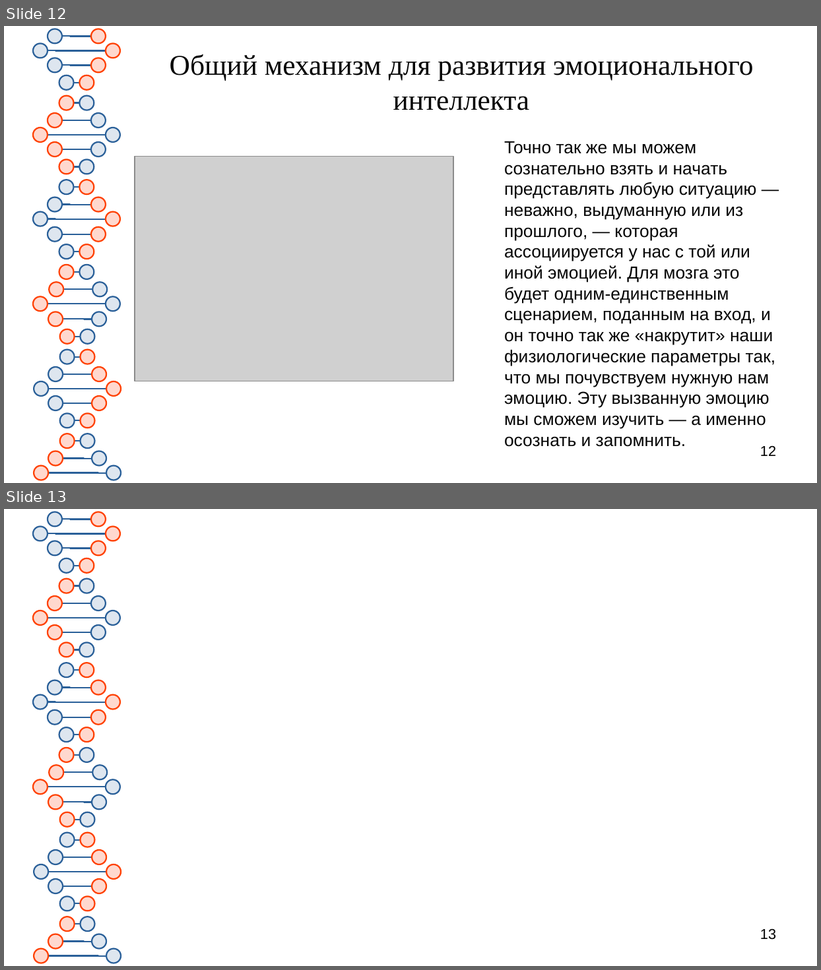
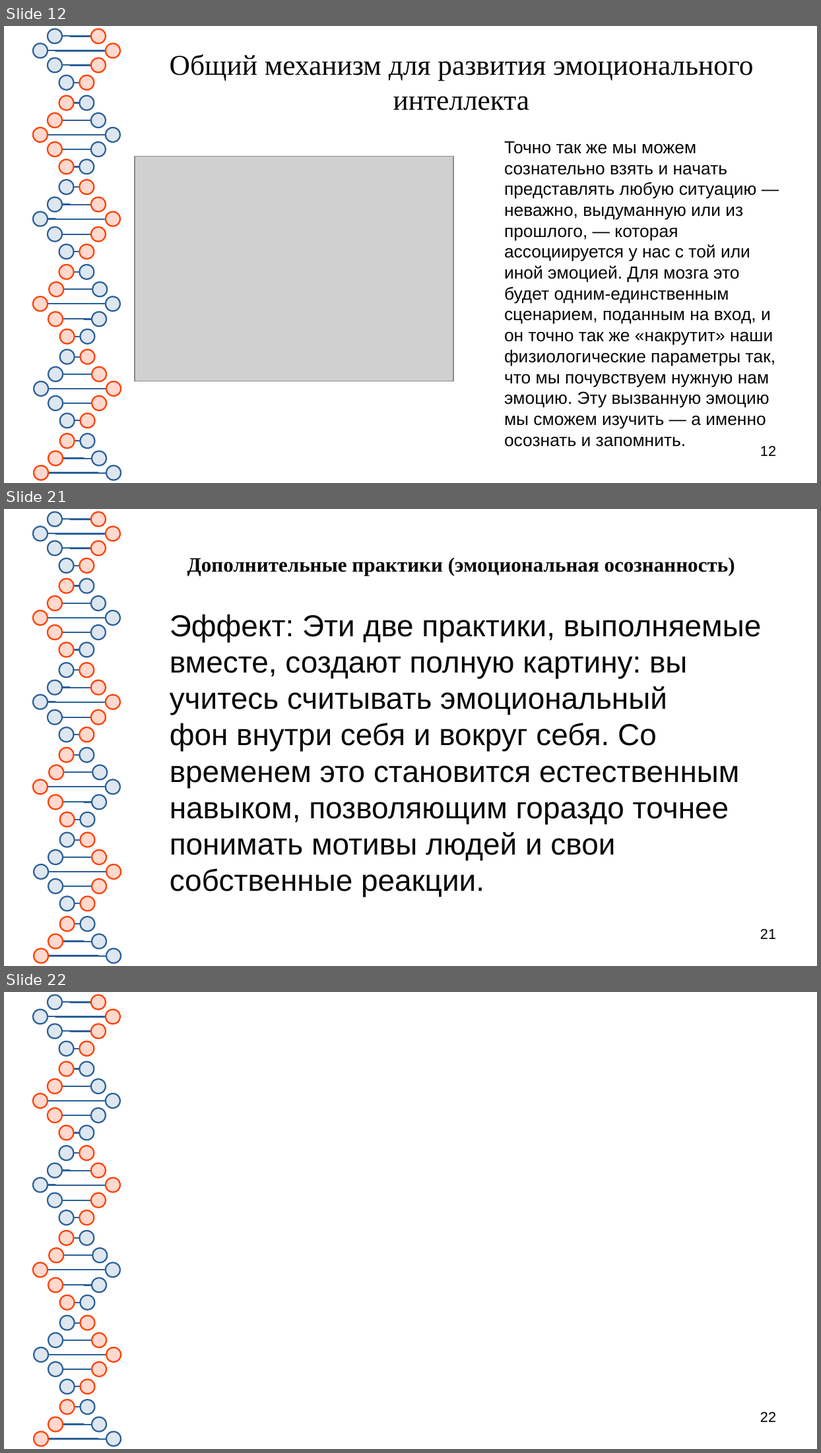
Before and after one commit to Chularev/articles, a slide deck: Psychology/5. Эмоциональный интеллект/Эмоциональный интеллект.odp. Shown one above the other, each under a label of ours: slides 12 and 13 before the commit, slides 12, 21 and 22 after it; the slides between them are not shown. The pictures are 821x970 and 821x1453 pixels, drawn with LibreOffice and Linux fonts; fonts in the diff are those of the drawing; grey boxes stand for pictures. Boxes give left, top, right and bottom in pixels: in the first picture for what was removed or moved away, otherwise in the second. Text is boxed around its words. In the diff, an @@ line names an element or a change of style, - is before the commit and + after.

```diff
--- a/Psychology/5. Эмоциональный интеллект/Эмоциональный интеллект.odp
+++ b/Psychology/5. Эмоциональный интеллект/Эмоциональный интеллект.odp
@@ slide 21 added at (x1=4, y1=509, x2=817, y2=966), background #FFFFFF; not listed: 81 template elements that a slide beside it also shows @@
@@ title added at (x1=187, y1=557, x2=735, y2=576), 20 pt, text #050505, bold @@
+Дополнительные практики (эмоциональная осознанность)
@@ text added at (x1=170, y1=614, x2=762, y2=897), 29.6 pt, text #050505 @@
+Эффект: Эти две практики, выполняемые вместе, создают полную картину: вы учитесь считывать эмоциональный фон внутри себя и вокруг себя. Со временем это становится естественным навыком, позволяющим гораздо точнее понимать мотивы людей и свои собственные реакции.
@@ page number added at (x1=760, y1=929, x2=776, y2=939), 14 pt, text #000000 @@
+21
@@ what was slide 13 is now slide 22 @@
@@ page number at (x1=760, y1=1412, x2=776, y2=1422): text changed @@
-13
+22
```
Also in this commit, not shown: 8 other slides added.
